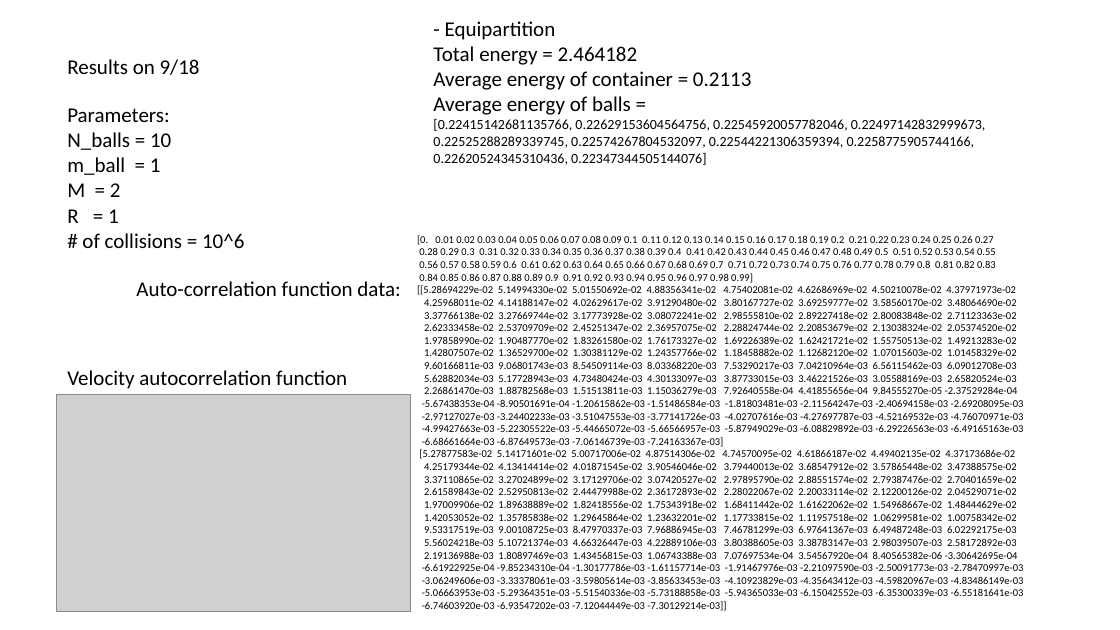
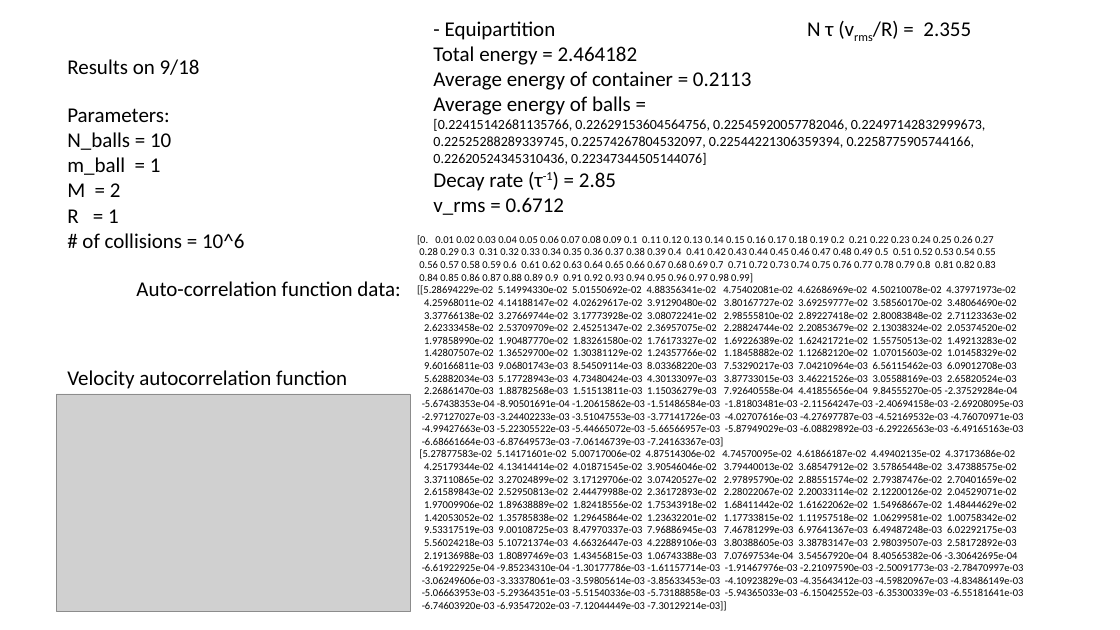
Before and after one commit to hkwu6013/Heat-conductivity-project, a slide deck: slide 2 of Reports/results on 9.18.pptx. Drawn at 1120x630 pixels with LibreOffice and Linux fonts; fonts in the diff are those of the drawing; grey boxes stand for pictures. Boxes give left, top, right and bottom in pixels: in the first picture for what was removed or moved away, otherwise in the second. Text is boxed around its words. In the diff, an @@ line names an element or a change of style, - is before the commit and + after.

```diff
--- a/Reports/results on 9.18.pptx
+++ b/Reports/results on 9.18.pptx
@@ text added at (x1=807, y1=21, x2=971, y2=39), 18 pt, text #000000 @@
+N τ (vrms/R) = 2.355
@@ text at (x1=433, y1=172, x2=616, y2=215): paragraphs added @@
+Decay rate (τ-1) = 2.85
+v_rms = 0.6712
```
Also in this commit, not shown: 1 other slide changed, 2 slides added, 2 other files.
